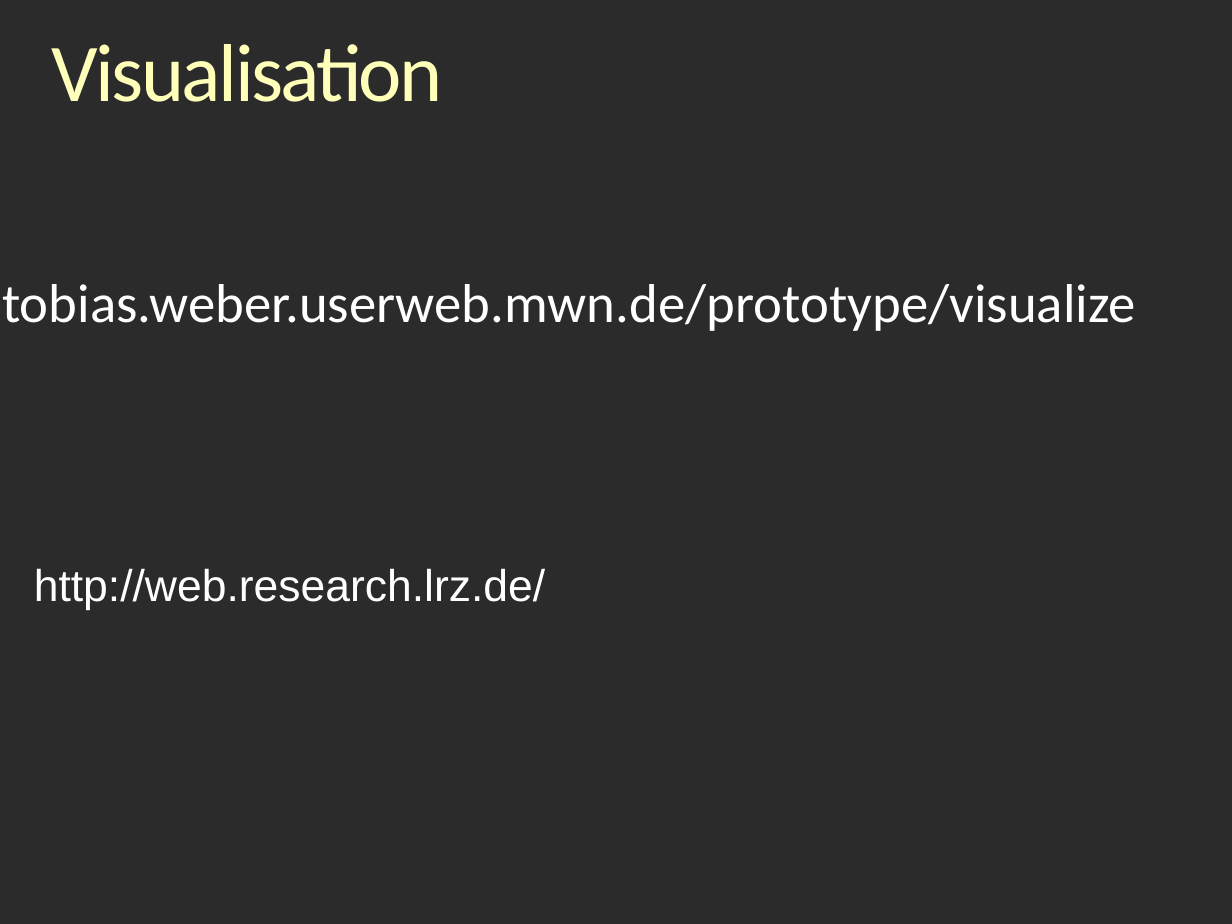
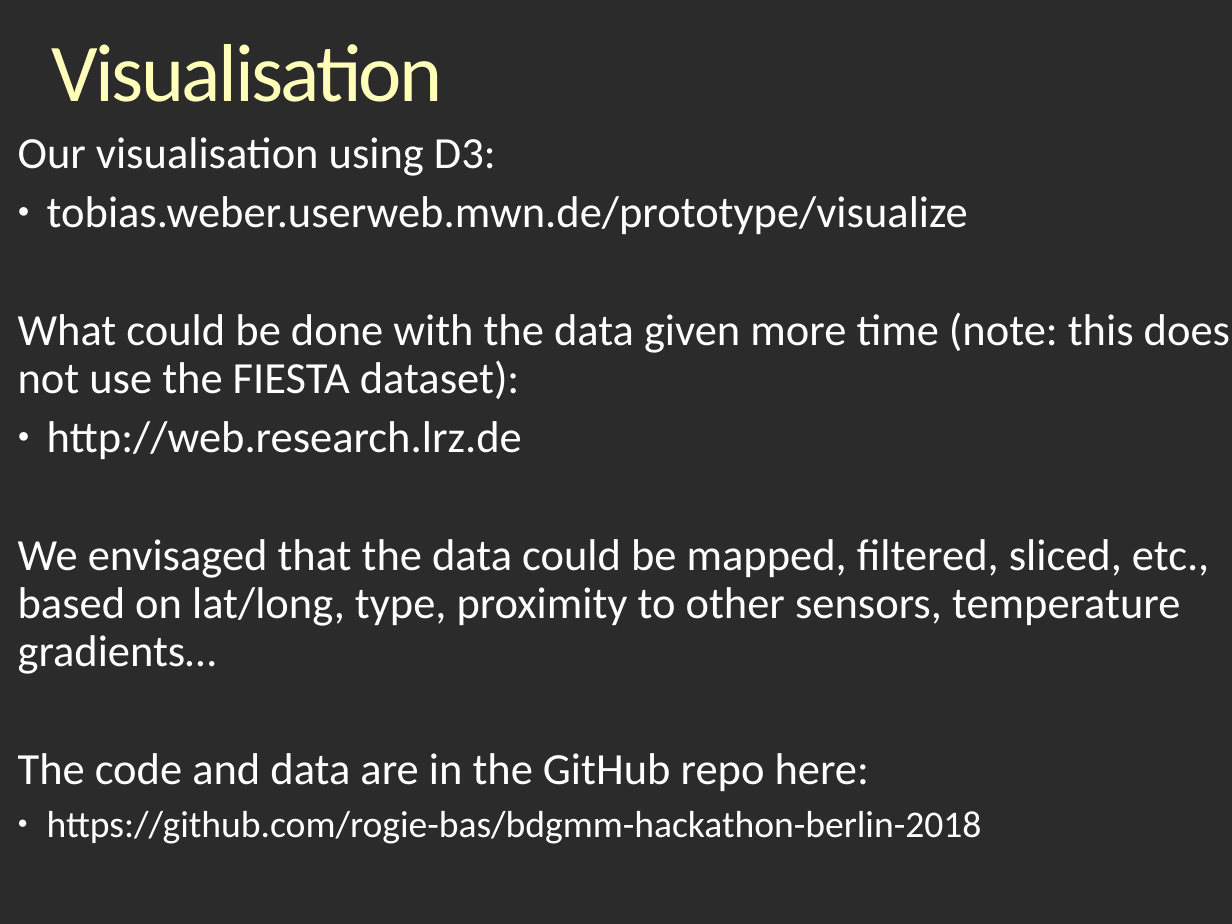
Before and after one commit to rjaduthie/bdgmm-hackathon-berlin-2018, a slide deck: slide 8 of BDMM18_Hackathonv_Report_Linuxy.odp. Drawn at 1232x924 pixels with LibreOffice and Linux fonts; fonts in the diff are those of the drawing; background and template pictures are left out; a plain dark background stands for a picture behind light text. Boxes give left, top, right and bottom in pixels: in the first picture for what was removed or moved away, otherwise in the second. Text is boxed around its words. In the diff, an @@ line names an element or a change of style, - is before the commit and + after.

```diff
--- a/BDMM18_Hackathonv_Report_Linuxy.odp
+++ b/BDMM18_Hackathonv_Report_Linuxy.odp
@@ text "Our visualisation using D3:": place and size @@
-text "Our visualisation using D3:" at bbox=[2, 284, 1136, 331]
+text "Our visualisation using D3:" at bbox=[18, 137, 1230, 844]
@@ text at bbox=[18, 137, 496, 176]: paragraph added @@
+Our visualisation using D3:
@@ text at bbox=[47, 196, 968, 234]: size 32 to 26 pt in "tobias.weber.userweb.mwn.de/prototype/visualize"; bullet none to ● @@
@@ text at bbox=[18, 313, 1230, 844]: paragraphs added @@
+What could be done with the data given more time (note: this does not use the FIESTA dataset):
+● http://web.research.lrz.de
+We envisaged that the data could be mapped, filtered, sliced, etc., based on lat/long, type, proximity to other sensors, temperature gradients…
+The code and data are in the GitHub repo here:
+● https://github.com/rogie-bas/bdgmm-hackathon-berlin-2018
@@ text removed at bbox=[34, 568, 545, 611] @@
-http://web.research.lrz.de/
```
Also in this commit, not shown: 4 slides added.
